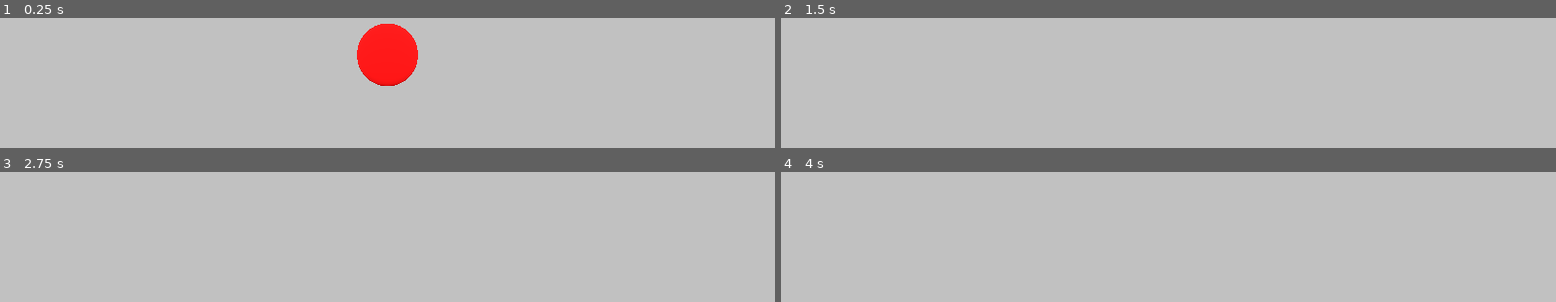
Above: before the commit, frames 1-4 (two rows, left to right).
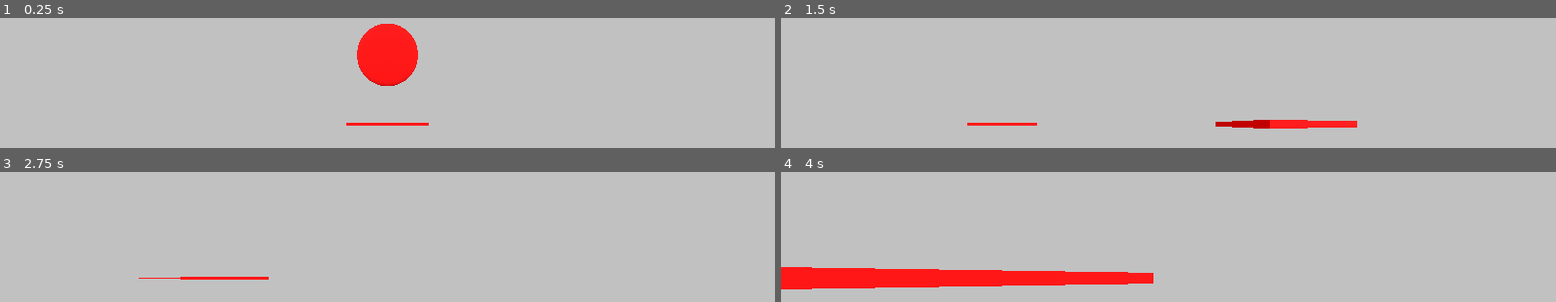
Above: after the commit, the same moments.

Repository: PaulErpen/terraineditor
Game: Godot game, scene res://scenes/cell_manager/cell_manager.tscn
The game is run twice, just before and just after one commit, with the same random seed, the same clock (stepped at 60 frames per second) and the same inputs.
Inputs (mouse positions are in pixels of both pictures, inside the frame that each line leads up to):
- Up to frame 1 (0.25 s): no input
- Up to frame 2 (1.5 s): tap Enter at 0.5 s; move the mouse to (1339, 102) at 0.52 s; hold D (right) 0.53-1.28 s; click (1339, 102) at 0.67 s; move the mouse to (1013, 145) at 1.27 s; hold S (backward) from 1.28 s (still down); click (1013, 145) at 1.42 s
- Up to frame 3 (2.75 s): move the mouse to (465, 182) at 2.02 s; release S (backward) at 2.03 s; hold D (right) from 2.03 s (still down); click (465, 182) at 2.17 s
- Up to frame 4 (4 s): move the mouse to (outside the picture) at 2.77 s; release D (right) at 2.78 s; hold W (forward) 2.78-3.53 s; click (outside the picture) at 2.92 s; move the mouse to (outside the picture) at 3.52 s; hold A (left) from 3.53 s (still down); click (outside the picture) at 3.67 s

The runs differ from the first frame. In frame 1, 0.2% of the frame differs, in the area x 44-56%, y 80-83%; in frame 2, 1.2%; in frame 3, 0.3%; in frame 4, 6.1%, in the area x 0-49%, y 73-91%.
Error before the commit: Parse Error: Preload file "res://create_new_handle/create_new_handle.tscn" does not exist. (res://scenes/cell_manager/cell_manager.gd:5)

Commit message:
Basic Refactoring

Diff:
--- a/scenes/cell_manager/cell_manager.gd
+++ b/scenes/cell_manager/cell_manager.gd
@@ -2,9 +2,8 @@
 
 @export var brush_radius: float = 1.0
 
-var handle_scene = preload("res://create_new_handle/create_new_handle.tscn")
-var cell_scene = preload("res://cell/cell.tscn")
-var brush_image: Image = preload("res://brush/brush.png").get_image()
+var handle_scene = preload("res://scenes/create_new_handle/create_new_handle.tscn")
+var cell_scene = preload("res://scenes/cell/cell.tscn")
 var brush_size: float = 0.06
 
 @onready var cells = {0: {0: $Cell}}
@@ -14,7 +13,6 @@
 
 # Called when the node enters the scene tree for the first time.
 func _ready() -> void:
-	brush_image.convert(Image.FORMAT_RF)
 	spawn_handles()
 	var some_cell = cells[0][0]
 	var displacement_image = get_displacement_image(some_cell)
@@ -54,7 +52,7 @@
 			spawn_handles_for_cell(current_cell, x, y)
 
 # Called every frame. 'delta' is the elapsed time since the previous frame.
-func _process(delta: float) -> void:
+func _process(_delta: float) -> void:
 	pass
 
 func _on_create_new_cell(cell_position: Vector2i) -> void:
@@ -70,49 +68,6 @@
 	clean_handles(cell_position.x, cell_position.y)
 	stich_seams(cell_position)
 
-func get_corner_coords_from_offset(offset: Vector2i) -> Vector2i:
-	if offset.x > 0 and offset.y > 0:
-		return Vector2i(0, 0)
-	elif offset.x < 0 and offset.y < 0:
-		return Vector2i(displacement_image_bounds.x - 1, displacement_image_bounds.y - 1)
-	elif offset.x > 0 and offset.y < 0:
-		return Vector2i(0, displacement_image_bounds.y - 1)
-	elif offset.x < 0 and offset.y > 0:
-		return Vector2i(displacement_image_bounds.x - 1-1, 0)
-	else:
-		print_debug("Unsupported offset for corner coords: ", offset)
-		return Vector2i(0, 0)
-
-func collect_pixels_from_neighbor_seam(neighbor_heightmap: Image, offset: Vector2i) -> Array[Dictionary]:
-	var collected_heights: Array[Dictionary] = []
-
-	if offset.x == 0:
-		for x in range(neighbor_heightmap.get_width()):
-			var pixel_color: Color = neighbor_heightmap.get_pixelv(Vector2i(x, 0 if offset.y > 0 else neighbor_heightmap.get_height() - 1))
-			collected_heights.append({
-				"position": Vector2i(x, 0 if offset.y < 0 else neighbor_heightmap.get_height() - 1),
-				"height": pixel_color.r
-			})
-	elif offset.y == 0:
-		for y in range(neighbor_heightmap.get_height()):
-			var pixel_color: Color = neighbor_heightmap.get_pixelv(Vector2i(0 if offset.x > 0 else neighbor_heightmap.get_width() - 1, y))
-			collected_heights.append({
-				"position": Vector2i(0 if offset.x < 0 else neighbor_heightmap.get_width() - 1, y),
-				"height": pixel_color.r
-			})
-	elif offset.x != 0 and offset.y != 0:
-		var corner_coords = get_corner_coords_from_offset(offset)
-		var pixel_color: Color = neighbor_heightmap.get_pixelv(corner_coords)
-		collected_heights.append({
-			"position": Vector2i(neighbor_heightmap.get_width() - 1 - corner_coords.x, neighbor_heightmap.get_height() - 1 - corner_coords.y),
-			"height": pixel_color.r
-		})
-	else:
-		print_debug("Unsupported offset for seam stitching: ", offset)
-
-	return collected_heights
-
-
 func stich_seams(cell_position: Vector2i) -> void:
 	var collected_heights = []
 
@@ -125,7 +80,7 @@
 				neighbor.x - cell_position.x,
 				neighbor.y - cell_position.y
 			)
-			var neighbor_heights = collect_pixels_from_neighbor_seam(current_heightmap_texture, offset)
+			var neighbor_heights = HeightPixel.collect_pixels_from_neighbor_seam(current_heightmap_texture, offset)
 			for height_data in neighbor_heights:
 				if height_data.height != 0:
 					collected_heights.append(height_data)
@@ -144,9 +99,9 @@
 func _on_move_brush_curser(brush_cursor_position: Vector3) -> void:
 	bursh_cursor.position = brush_cursor_position
 
-func get_cell_index_from_position(position: Vector3) -> Vector2i:
-	var x_index = int((abs(position.x) + cell_size.x * 0.5) / cell_size.x * sign(position.x))
-	var y_index = int((abs(position.z) + cell_size.y * 0.5) / cell_size.y * sign(position.z))
+func get_cell_index_from_position(_position: Vector3) -> Vector2i:
+	var x_index = int((abs(_position.x) + cell_size.x * 0.5) / cell_size.x * sign(_position.x))
+	var y_index = int((abs(_position.z) + cell_size.y * 0.5) / cell_size.y * sign(_position.z))
 	return Vector2i(x_index, y_index)
 
 func get_rect_by_radius(brush_position: Vector2i) -> Rect2:
@@ -165,7 +120,7 @@
 	return cell_rect.intersection(brush_rect) # this needs to be fixed. even a 0 width/height rect is valid and should yield a single index for painting
 	# only negative rect sizes should be discarded
 
-func paint_on_texture(cell_index: Vector2i, current_brush: Image, brush_position: Vector2i, height: float) -> void:
+func paint_on_texture(cell_index: Vector2i, brush_position: Vector2i, height: float) -> void:
 	var current_cell: Node3D = cells[cell_index.x][cell_index.y]
 	current_cell.is_changed = true
 	var displacement_image: Image = get_displacement_image(current_cell)
@@ -196,16 +151,6 @@
 	var new_texture = ImageTexture.create_from_image(displacement_image)
 	current_cell.material_override.set("shader_parameter/displacement_texture", new_texture)
 
-func prepare_brush() -> Image:
-	var current_brush: Image = brush_image.duplicate()
-	current_brush.resize(
-		int(brush_image.get_width() * brush_size),
-		int(brush_image.get_height() * brush_size)
-	)
-	# print(height_change / 100.0)
-	# brush_image.adjust_bcs(height_change, 1.0, 1.0)
-	return current_brush
-
 func get_displacement_image(cell: Node3D) -> Image:
 	var displacement_texure: Texture2D = cell.material_override.get("shader_parameter/displacement_texture")
 	var displacement_image: Image = displacement_texure.get_image()
@@ -217,7 +162,7 @@
 	elif offset.y == 0:
 		return Vector2(0 if offset.x < 0 else displacement_image_bounds.x - 1, brush_position.y)
 	elif offset.x != 0 and offset.y != 0:
-		var corner_coords = get_corner_coords_from_offset(offset)
+		var corner_coords = GeometryUtil.get_corner_coords_from_offset(offset, displacement_image_bounds.x - 1, displacement_image_bounds.y - 1)
 		return Vector2(displacement_image_bounds.x - 1 - corner_coords.x, displacement_image_bounds.y - 1 - corner_coords.y)
 	else:
 		print_debug("Unsupported offset for closest point calculation: ", offset)
@@ -254,8 +199,6 @@
 	]
 
 func _on_change_height(height_change: float) -> void:
-	var current_brush: Image = prepare_brush()
-
 	var cell_index: Vector2i = get_cell_index_from_position(bursh_cursor.position)
 
 	var brush_position: Vector2i = Vector2i(
@@ -265,14 +208,13 @@
 
 	var height: float = abs(height_change) / 50.0 * -1 * sign(height_change)
 
-	paint_on_texture(cell_index, current_brush, brush_position, height)
+	paint_on_texture(cell_index, brush_position, height)
 
 	for neighbor in get_possible_neighbors(cell_index):
 		if cell_exists(neighbor.x, neighbor.y):
 			if brush_position_intersects_with_neighbor(cell_index, brush_position, neighbor):
 				paint_on_texture(
 					neighbor,
-					current_brush,
 					Vector2i(
 						brush_position.x - (neighbor.x - cell_index.x) * (displacement_image_bounds.x - 1),
 						brush_position.y - (neighbor.y - cell_index.y) * (displacement_image_bounds.y - 1)
--- /dev/null
+++ b/src/GeometryUtil.gd
@@ -0,0 +1,16 @@
+extends Object
+
+class_name GeometryUtil
+
+static func get_corner_coords_from_offset(offset: Vector2i, width: int, height: int) -> Vector2i:
+	if offset.x > 0 and offset.y > 0:
+		return Vector2i(0, 0)
+	elif offset.x < 0 and offset.y < 0:
+		return Vector2i(width, height)
+	elif offset.x > 0 and offset.y < 0:
+		return Vector2i(0, height)
+	elif offset.x < 0 and offset.y > 0:
+		return Vector2i(width-1, 0)
+	else:
+		print_debug("Unsupported offset for corner coords: ", offset)
+		return Vector2i(0, 0)
--- /dev/null
+++ b/src/HeightPixel.gd
@@ -0,0 +1,40 @@
+extends Object
+
+class_name HeightPixel
+
+var position: Vector2i
+var height: float
+
+static func create(_position: Vector2i, _height: float) -> HeightPixel:
+	var instance = HeightPixel.new()
+	instance.position = _position
+	instance.height = _height
+	return instance
+
+static func collect_pixels_from_neighbor_seam(neighbor_heightmap: Image, offset: Vector2i) -> Array[HeightPixel]:
+	var collected_heights: Array[HeightPixel] = []
+
+	if offset.x == 0:
+		for x in range(neighbor_heightmap.get_width()):
+			var pixel_color: Color = neighbor_heightmap.get_pixelv(Vector2i(x, 0 if offset.y > 0 else neighbor_heightmap.get_height() - 1))
+			collected_heights.append(
+				HeightPixel.create(
+					Vector2i(x, 0 if offset.y < 0 else neighbor_heightmap.get_height() - 1),
+					pixel_color.r))
+	elif offset.y == 0:
+		for y in range(neighbor_heightmap.get_height()):
+			var pixel_color: Color = neighbor_heightmap.get_pixelv(Vector2i(0 if offset.x > 0 else neighbor_heightmap.get_width() - 1, y))
+			collected_heights.append(HeightPixel.create(
+				Vector2i(0 if offset.x < 0 else neighbor_heightmap.get_width() - 1, y),
+				pixel_color.r))
+	elif offset.x != 0 and offset.y != 0:
+		var corner_coords = GeometryUtil.get_corner_coords_from_offset(offset, neighbor_heightmap.get_width() - 1, neighbor_heightmap.get_height() - 1)
+		var pixel_color: Color = neighbor_heightmap.get_pixelv(corner_coords)
+		collected_heights.append(
+			HeightPixel.create(
+				Vector2i(neighbor_heightmap.get_width() - 1 - corner_coords.x, neighbor_heightmap.get_height() - 1 - corner_coords.y),
+				pixel_color.r))
+	else:
+		print_debug("Unsupported offset for seam stitching: ", offset)
+
+	return collected_heights
